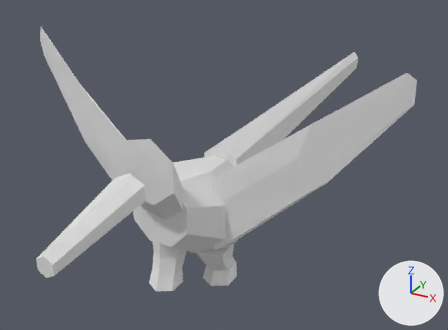
The OBJ model data/animals/beija_flor/walk/3.obj, before and after one commit.
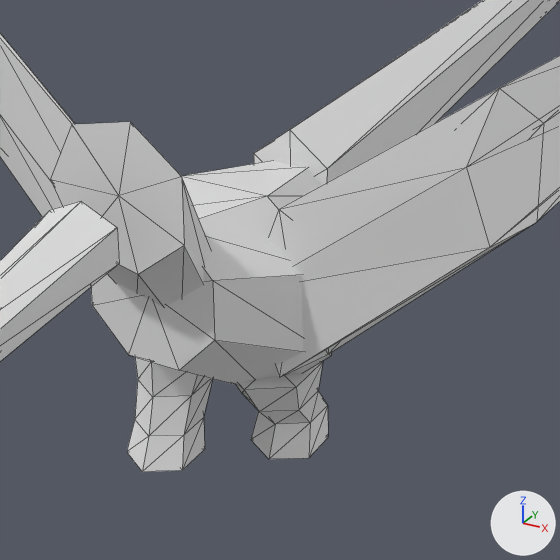
Each version appears first whole from a 50 mm lens placed at (0.388, -0.617, 0.494), pointed at (-0.017, 0.118, 0.126), and next in a close-up on the part from 21% to 75% of the width and 26% to 100% of the height. Arrows for +X, +Y and +Z are at lower right; the lights stay in place. The older version's two pictures come first. The close-ups show mesh edges as thin lines. Where no turn or scale is listed for an object, it has been applied to the vertices.

The first close-up shows 'beija_flor_walk_3'.
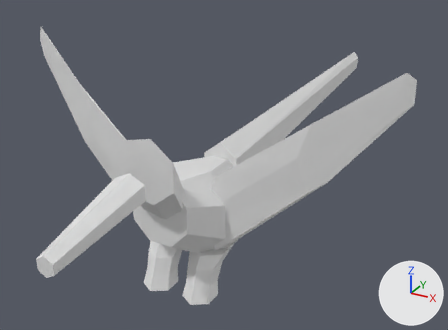
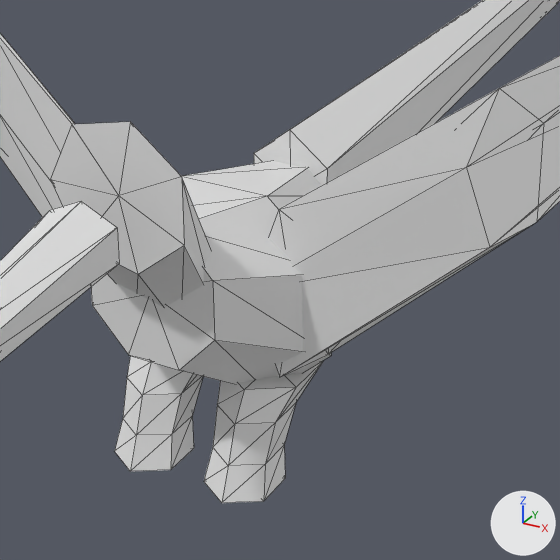
The newer file is also turned or shifted as a whole; pictures and numbers use the older file's frame.

The change in detail:
me_beija_flor_walk_3 is used by ob_beija_flor_walk_3; location (0.0, 0.0, 0.0).
me_beija_flor_walk_3 had 156 vertices, 280 faces and spanned x -0.264..0.262, y -0.267..0.557, z 0.0..0.324.
me_beija_flor_walk_3 now has 156 vertices, 280 faces and spans x -0.264..0.262, y -0.267..0.557, z 0.008..0.324.
me_beija_flor_walk_3 part 1: all 13 vertices in x 0.011..0.051, y -0.005..0.047, z 0.005..0.025 are moved by (0.0, -0.053, 0.003).
me_beija_flor_walk_3 part 2: all 6 vertices in x 0.012..0.05, y -0.016..0.033, z 0.044 are moved by (0.0, -0.027, 0.007).
me_beija_flor_walk_3 part 3: all 13 vertices in x -0.051..-0.011, y -0.047..0.005, z 0.0..0.02 are moved by (0.0, -0.012, 0.008).
me_beija_flor_walk_3 part 4: all 6 vertices in x -0.05..-0.012, y -0.033..0.016, z 0.044 are moved by (0.0, -0.01, 0.007).

Boxes [x1, y1, x2, y2] around the edits, measured in the close-ups (560 x 560 px; the box of a moved part takes in the faces that stretch with it):
'beija_flor_walk_3', reshaped: before [0, 0, 560, 472]; after [0, 0, 560, 503]
part 1 of me_beija_flor_walk_3, moved or reshaped: before [251, 405, 328, 459]; after [204, 446, 285, 503]
part 2 of me_beija_flor_walk_3, moved or reshaped: before [236, 362, 327, 424]; after [213, 363, 322, 466]
part 3 of me_beija_flor_walk_3, moved or reshaped: before [127, 417, 205, 472]; after [115, 417, 194, 471]
part 4 of me_beija_flor_walk_3, moved or reshaped: before [135, 357, 213, 436]; after [123, 356, 203, 435]
